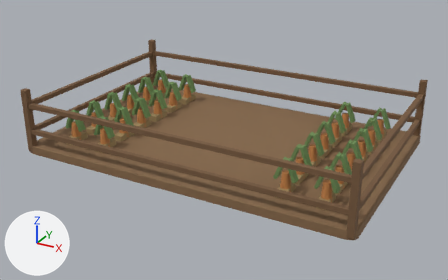
An edit to the glTF model public/assets/town/models/vegetablefield-2.glb, drawn before and after from the same camera.
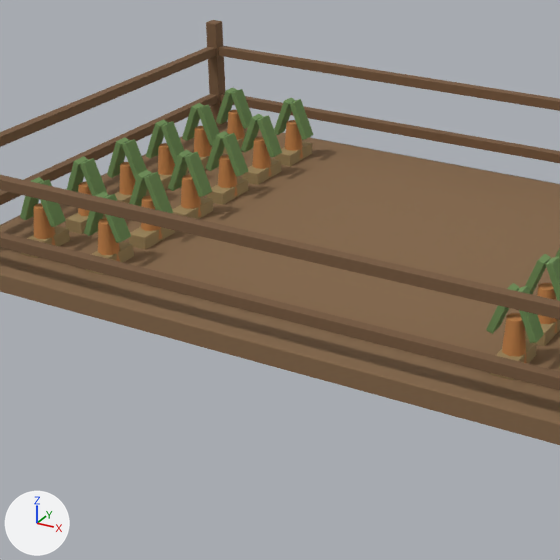
Each version is shown whole from a camera (50 mm lens) standing at (2.34, -4.34, 2.23) and looking at (0.01, -0.1, 0.11), then close up on the part from 13% to 68% of the width and 11% to 100% of the height. The axes (+X, +Y, +Z) are drawn at lower left. The lights are the same throughout. The older version's two pictures come first. Where no turn or scale is listed for an object, it has been applied to the vertices. Vertices at exactly the same position are counted once.
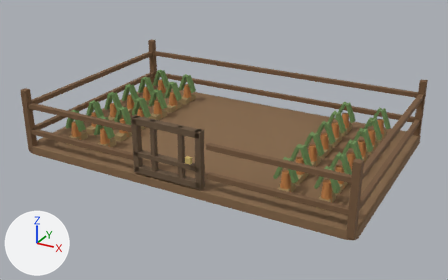
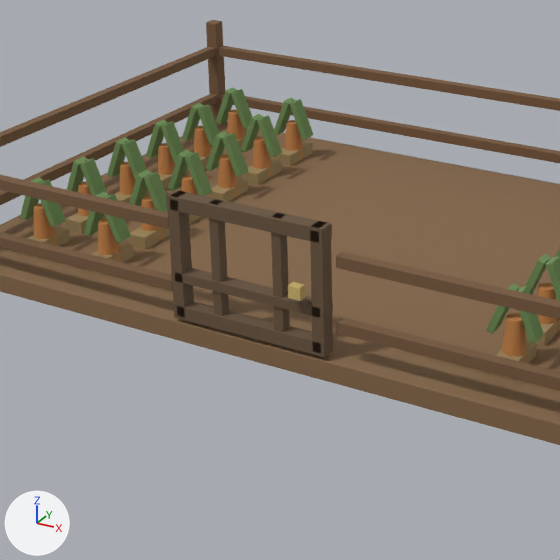
Changed parts and their boxes [x1, y1, x2, y2] in the close-ups (560 x 560 px):
'Mesh_5', added (brown): after [166, 190, 333, 357]
'Mesh_6', added: after [288, 282, 305, 301]
part 1 of me_mesh_1, reshaped: [0, 175, 560, 390] in both

The edits, one by one:
Material 'Material_6' (mat_material_6) is new.
Its base color is (0.604, 0.451, 0.15) (yellow #ccb36c).
Its roughness is 0.88.
Material 'Material_5' (mat_material_5) is new.
Its base color is (0.141, 0.0887, 0.0482) (brown #69543e).
Its roughness is 0.88.
me_mesh_1 is used by ob_mesh_1; location (0.0, 0.0, 0.0).
me_mesh_1 had 672 vertices, 1296 faces and spanned x -1.43..1.43, y -0.93..0.93, z 0.01..0.56.
me_mesh_1 now has 784 vertices, 1512 faces and spans x -1.43..1.43, y -0.93..0.93, z 0.01..0.56.
me_mesh_1 part 1: 14 vertices moved from x -1.38..1.38, y -0.92..-0.88, z 0.18..0.45 to x -1.39..1.39, y -0.92..-0.88, z 0.18..0.45; 66 vertices removed from x -1.38..1.38, y -0.92..-0.88, z 0.18..0.45; 178 vertices added at x -1.39..1.39, y -0.92..-0.88, z 0.18..0.45.
Mesh me_mesh_6 is new.
It has 56 vertices, 108 faces and spans x 0.4875..0.5325, y -0.063..-0.031, z -0.0225..0.0225.
It uses material mat_material_6 (yellow #ccb36c).
Mesh me_mesh_5 is new.
It has 392 vertices, 756 faces and spans x 0.0..0.6, y -0.027..0.027, z -0.225..0.225.
It uses material mat_material_5 (brown #69543e).
Object 'Mesh_6' (ob_mesh_6) is new; it shows me_mesh_6.
Its location is (-0.32, -0.9, 0.31).
Object 'Mesh_5' (ob_mesh_5) is new; it shows me_mesh_5.
Its location is (-0.32, -0.9, 0.31).
